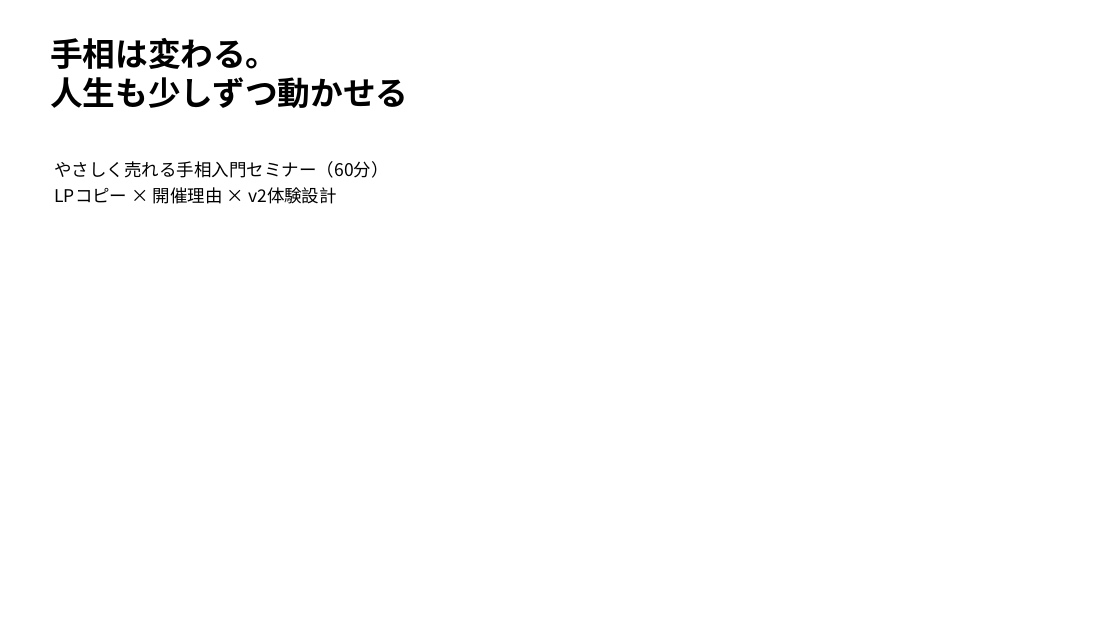
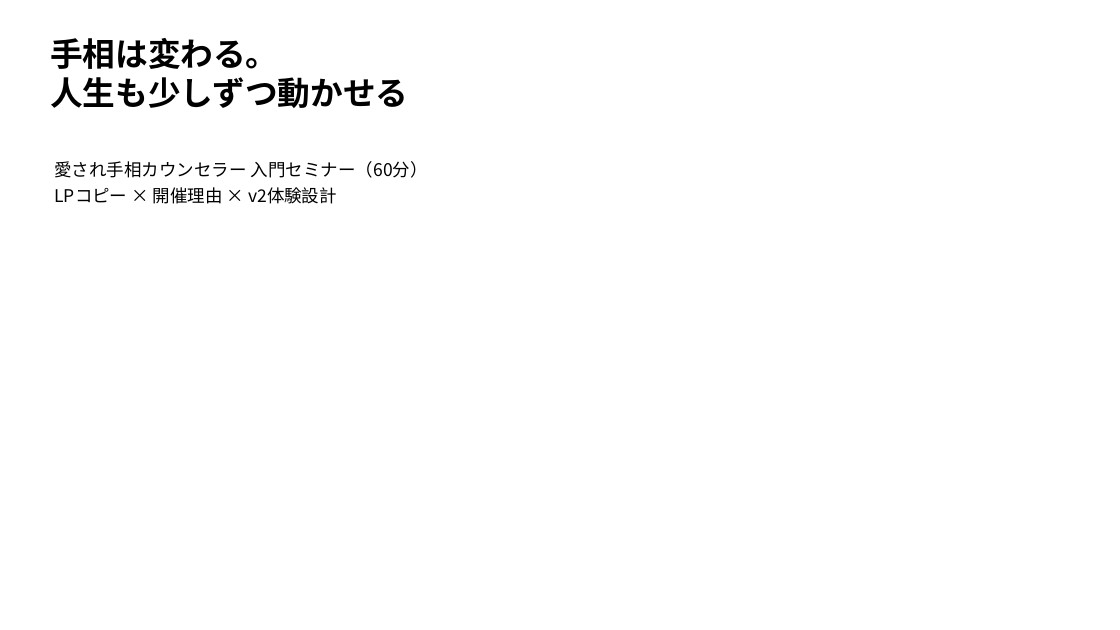
Before and after one commit to katsuya-fujinaga/katsuya-repository, a slide deck: slide 1 of product/案件/愛され手相カウンセラー/スライド/リード用セミナー_60分_スライド.pptx. Drawn at 1120x630 pixels with LibreOffice and Linux fonts; fonts in the diff are those of the drawing. Boxes give left, top, right and bottom in pixels: in the first picture for what was removed or moved away, otherwise in the second. Text is boxed around its words. In the diff, an @@ line names an element or a change of style, - is before the commit and + after.

```diff
--- a/product/案件/愛され手相カウンセラー/スライド/リード用セミナー_60分_スライド.pptx
+++ b/product/案件/愛され手相カウンセラー/スライド/リード用セミナー_60分_スライド.pptx
@@ text at bbox=[54, 161, 428, 178]: text changed @@
-やさしく売れる手相入門セミナー（60分）
+愛され手相カウンセラー 入門セミナー（60分）
```
Also in this commit, not shown: 9 other files.
